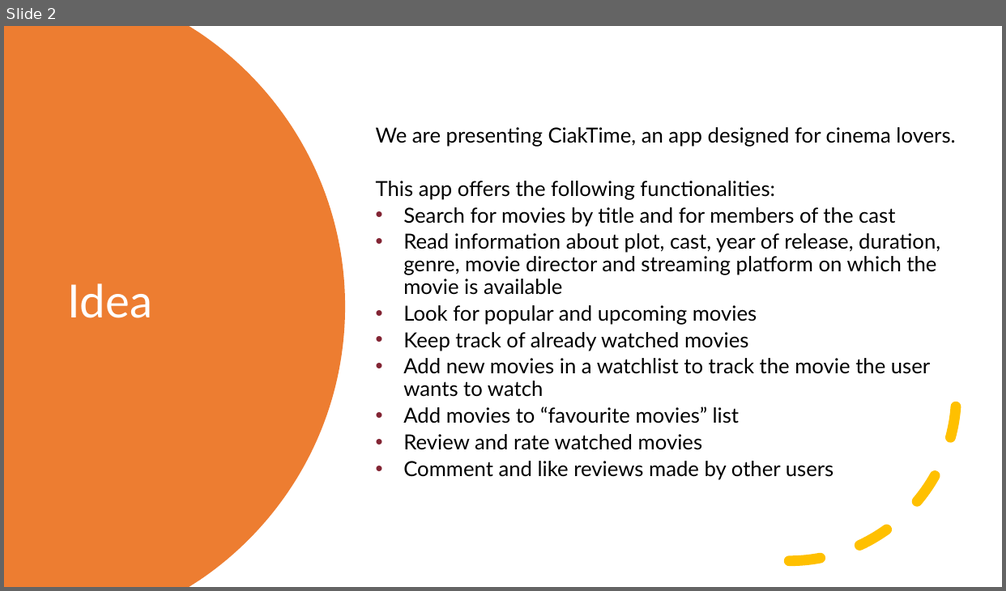
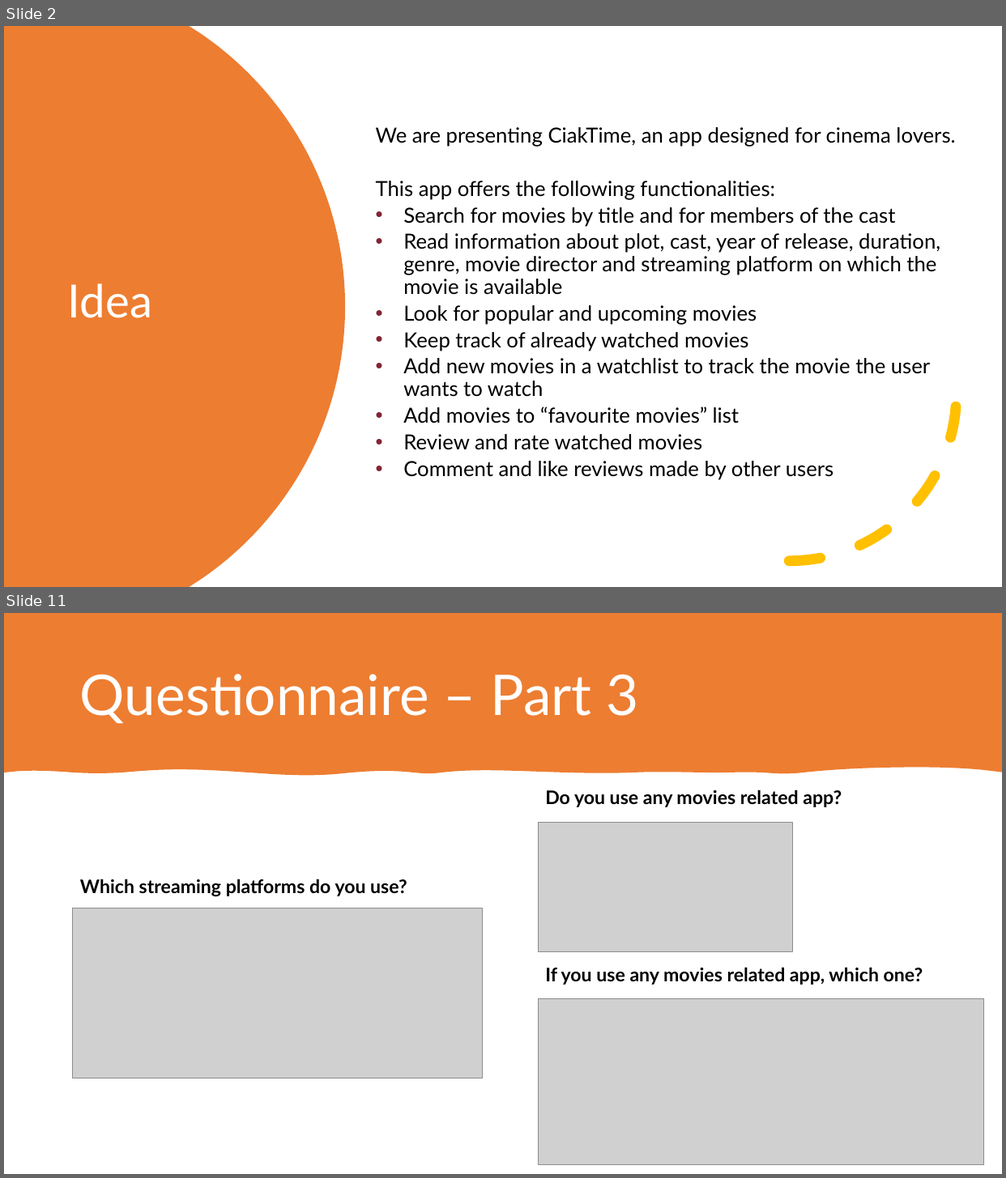
Before and after one commit to mauroficorella/Human-Computer-Interaction, a slide deck: Documentazione/Presentazione HCI.pptx. Shown one above the other, each under a label of ours: slide 2 before the commit, slides 2 and 11 after it; the slides between them are not shown. The pictures are 1006x591 and 1006x1178 pixels, drawn with LibreOffice and Linux fonts; fonts in the diff are those of the drawing; grey boxes stand for pictures. Boxes give left, top, right and bottom in pixels: in the first picture for what was removed or moved away, otherwise in the second. Text is boxed around its words. In the diff, an @@ line names an element or a change of style, - is before the commit and + after.

```diff
--- a/Documentazione/Presentazione HCI.pptx
+++ b/Documentazione/Presentazione HCI.pptx
@@ slide 11 added at <box>4,613,1002,1174</box>, background #FFFFFF @@
@@ freeform shape added at <box>4,613,1002,776</box>, fill #ED7D31 @@
@@ title added at <box>80,674,638,724</box>, 54 pt, text #FFFFFF @@
+Questionnaire – Part 3
@@ text added at <box>545,790,842,807</box>, 18 pt, text #000000, bold @@
+Do you use any movies related app?
@@ picture added at <box>538,823,792,952</box> @@
@@ text added at <box>80,879,407,897</box>, 18 pt, text #000000, bold @@
+Which streaming platforms do you use?
@@ picture added at <box>73,909,484,1079</box> @@
@@ text added at <box>545,967,923,985</box>, 18 pt, text #000000, bold @@
+If you use any movies related app, which one?
@@ picture added at <box>538,999,983,1165</box> @@
```
Also in this commit, not shown: 3 slides changed, 15 other slides added, 3 other files.
